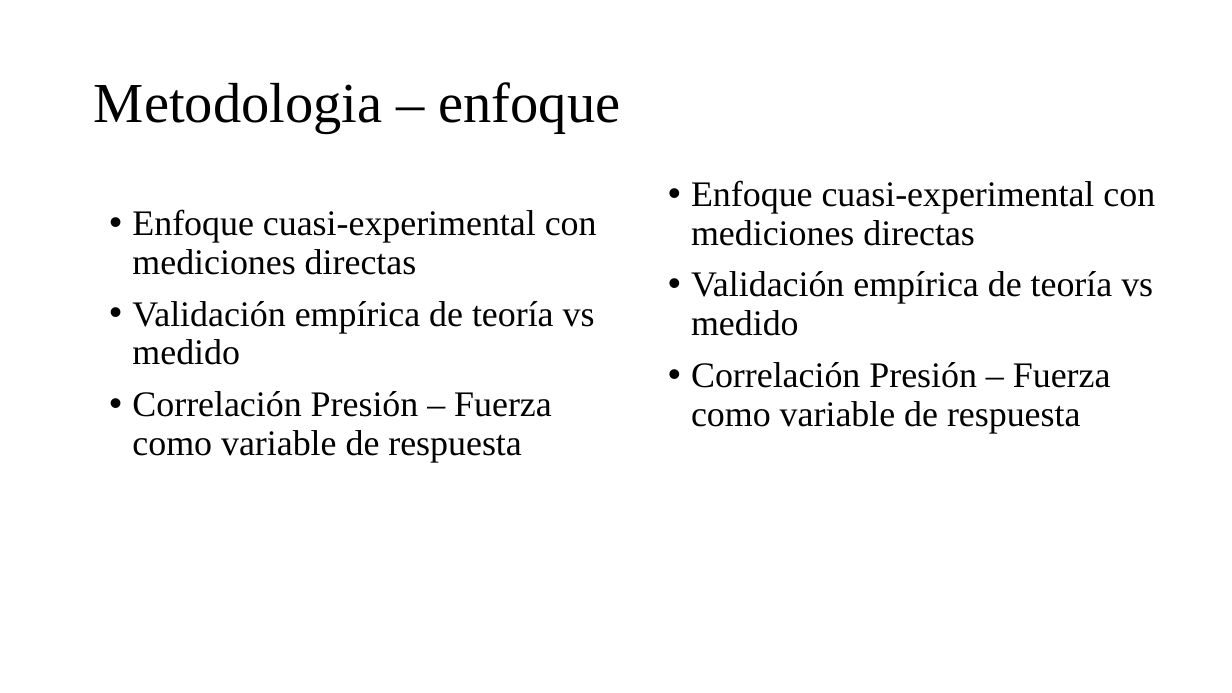
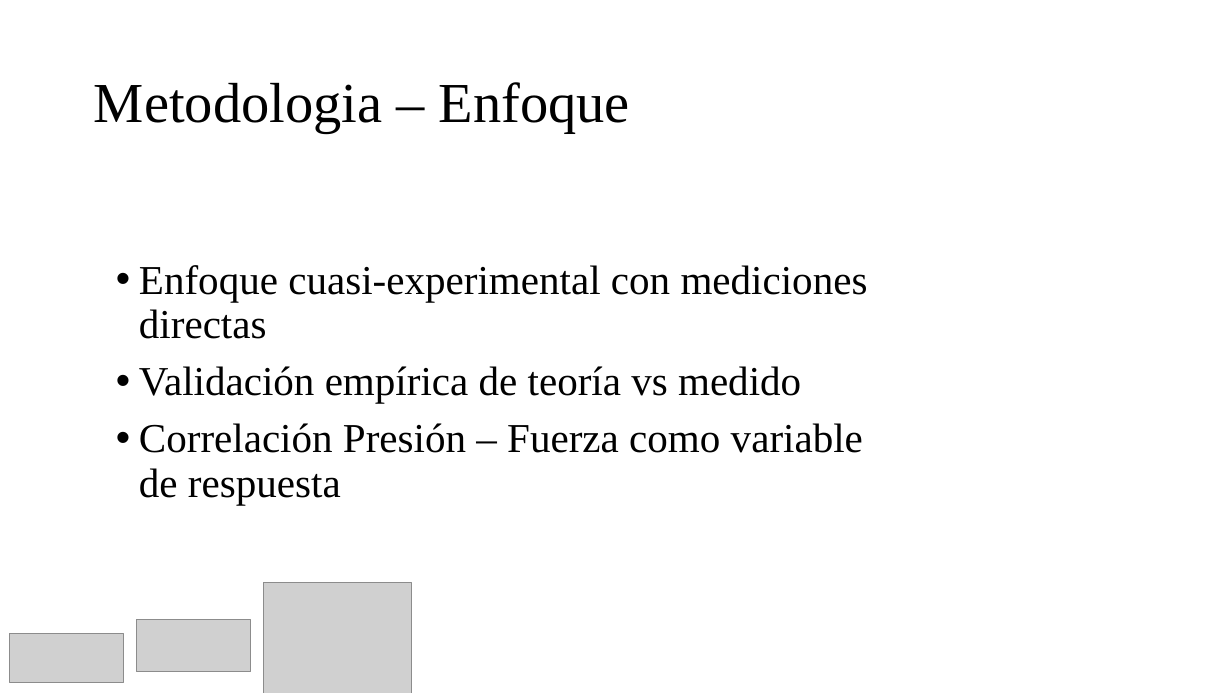
Before and after one commit to Archimedean2345/The-thermal-repository, a slide deck: slide 7 of PIAE2-Presentacion Tecnica.pptx. Drawn at 1232x693 pixels with LibreOffice and Linux fonts; fonts in the diff are those of the drawing; grey boxes stand for pictures. Boxes give left, top, right and bottom in pixels: in the first picture for what was removed or moved away, otherwise in the second. Text is boxed around its words. In the diff, an @@ line names an element or a change of style, - is before the commit and + after.

```diff
--- a/PIAE2-Presentacion Tecnica.pptx
+++ b/PIAE2-Presentacion Tecnica.pptx
@@ title at bbox=[94, 82, 630, 133]: text changed @@
-Metodologia – enfoque
+Metodologia – Enfoque
@@ text "Enfoque cuasi-experimental con mediciones directas": place and size @@
-text "Enfoque cuasi-experimental con mediciones directas" at bbox=[132, 209, 597, 462]
+text "Enfoque cuasi-experimental con mediciones directas" at bbox=[139, 265, 868, 505]
@@ text "Enfoque cuasi-experimental con mediciones directas" at bbox=[139, 265, 868, 505]: size 28 to 32 pt; vertical alignment top to middle @@
@@ text removed at bbox=[691, 180, 1155, 433] @@
-• Enfoque cuasi-experimental con mediciones directas
-• Validación empírica de teoría vs medido
-• Correlación Presión – Fuerza como variable de respuesta
@@ picture added at bbox=[263, 582, 411, 693] @@
@@ picture added at bbox=[136, 620, 250, 672] @@
@@ picture added at bbox=[9, 634, 124, 683] @@
```
Also in this commit, not shown: 13 other slides changed, 1 slide added, 1 slide removed.
